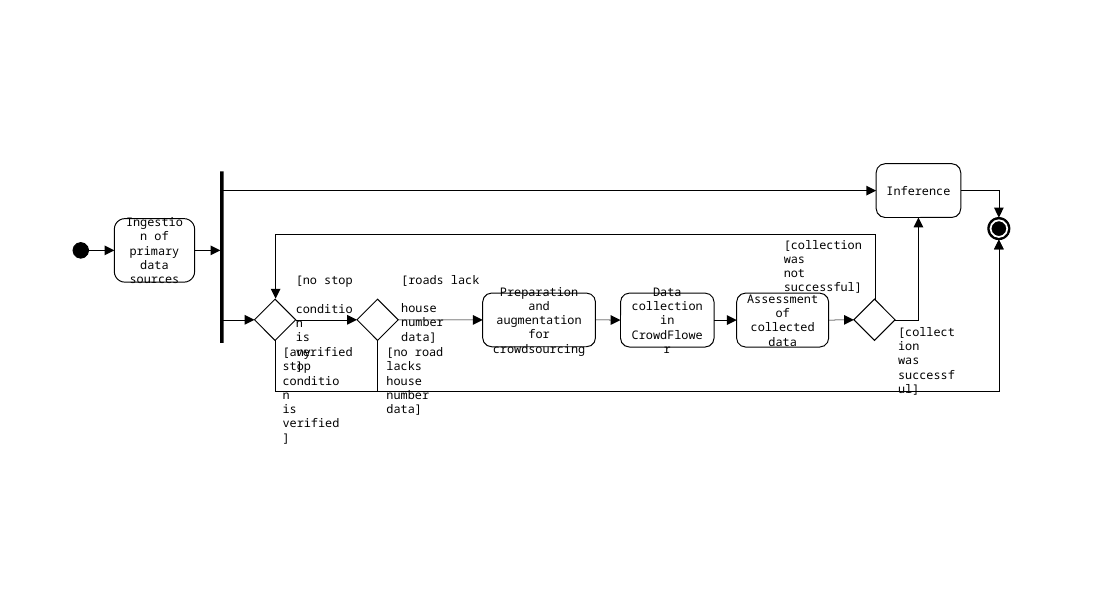
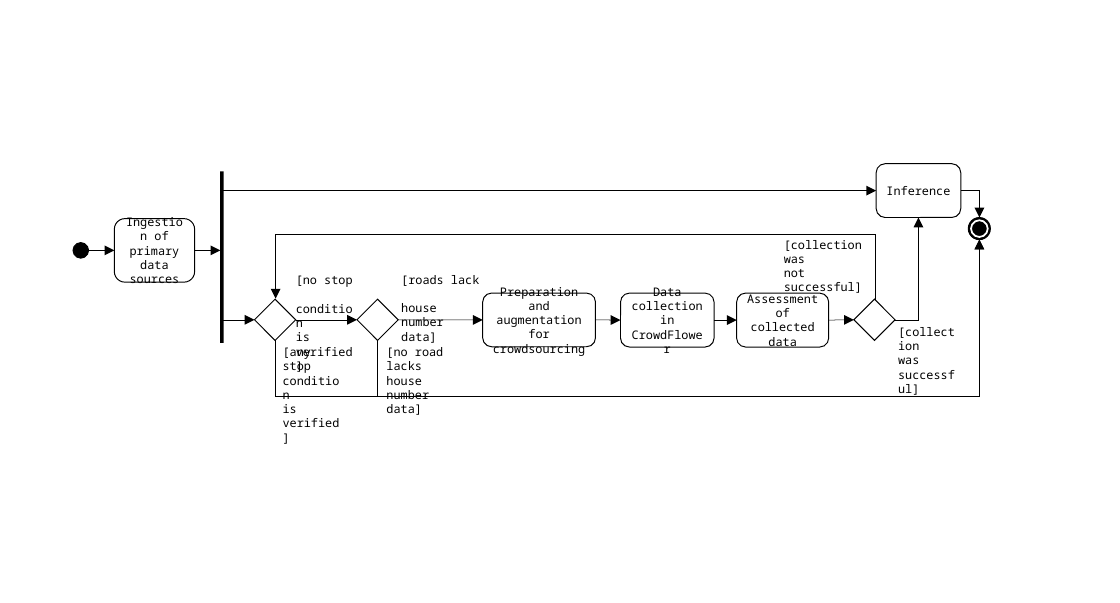
Before and after one commit to Digital-Contraptions-Imaginarium/OLAF-ICWE2016-paper, a slide deck: slide 7 of images_src/misc_powerpoint.pptx. Drawn at 1120x603 pixels with LibreOffice and Linux fonts; fonts in the diff are those of the drawing. Boxes give left, top, right and bottom in pixels: in the first picture for what was removed or moved away, otherwise in the second. Text is boxed around its words. In the diff, an @@ line names an element or a change of style, - is before the commit and + after.

```diff
--- a/images_src/misc_powerpoint.pptx
+++ b/images_src/misc_powerpoint.pptx
@@ elbow arrow moved from (961, 191) - (999, 218) to (961, 191) - (979, 218) @@
@@ ellipse: place and size @@
-ellipse at [988, 218, 1010, 240]
+ellipse at [969, 218, 991, 240]
@@ ellipse: place and size @@
-ellipse at [991, 220, 1007, 236]
+ellipse at [971, 220, 987, 236]
@@ elbow arrow moved from (275, 340) - (999, 240) to (275, 340) - (979, 240) @@
@@ elbow arrow moved from (378, 340) - (999, 240) to (378, 340) - (979, 240) @@
```
Also in this commit, not shown: 1 other file.
